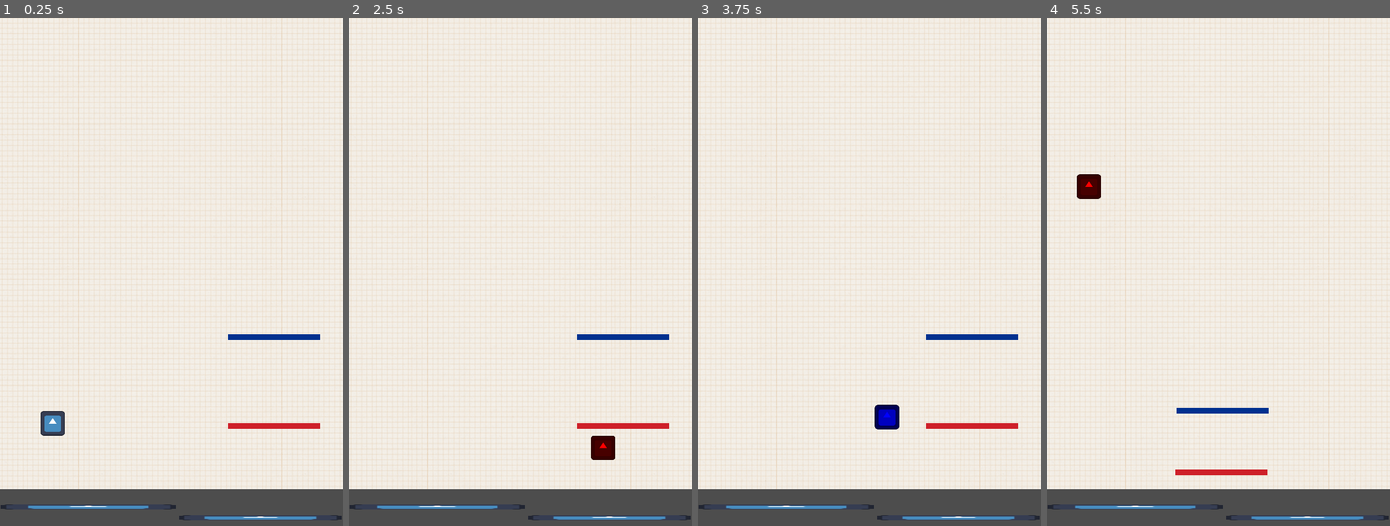
Above: before the commit, frames 1-4 (left to right).
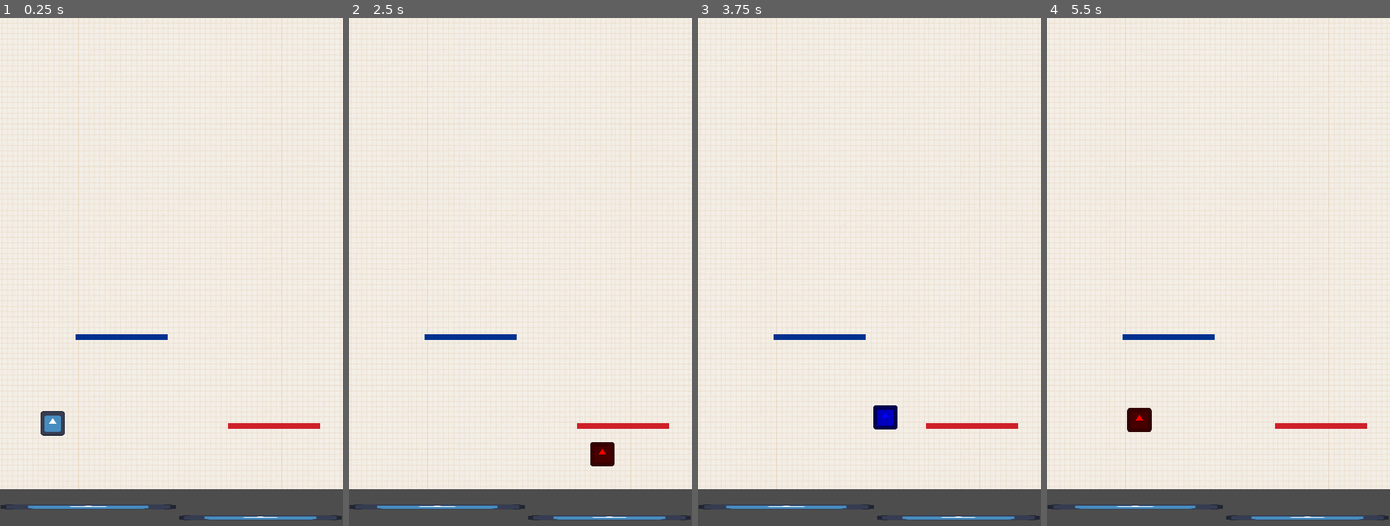
Above: after the commit, the same moments.

Repository: Abbby1007/-Melanotaenia3.0storage
Game: Godot game, scene res://Scenes/tutorialScenes/tutorial_one.tscn
Two runs of this game, one before a commit and one after it. Both use one fixed random seed, a clock stepped at 60 frames per second and the inputs below. The engine's default icon, where the game draws it, is replaced by a stand-in: a white triangle on a blue panel in a dark square.
Inputs:
- Up to frame 1 (0.25 s): no input
- Up to frame 2 (2.5 s): tap Enter (ui_accept) at 0.5, 0.77, 1.52 s; hold Right (ui_right) 0.53-2.03 s; tap W (blue) at 0.6 s; tap Q (green) at 0.8, 1.35 s; tap E (orange) at 1.55, 2.1 s; hold Left (ui_left) from 2.03 s (still down); tap S (red) at 2.3 s
- Up to frame 3 (3.75 s): release Left (ui_left) at 2.78 s; hold Right (ui_right) from 2.78 s (still down); tap S (red) at 2.85 s; tap Enter (ui_accept) at 3.02 s; tap W (blue) at 3.05, 3.6 s
- Up to frame 4 (5.5 s): tap Enter (ui_accept) at 3.77, 4.52 s; tap Q (green) at 3.8, 4.35 s; release Right (ui_right) at 4.28 s; hold Left (ui_left) 4.28-5.03 s; tap E (orange) at 4.55, 5.1 s; hold Right (ui_right) from 5.03 s (still down); tap S (red) at 5.3 s

The runs differ from the first frame. In frame 1, 0.6% of the frame differs, in the area x 22-94%, y 62-64%; in frame 2, 0.8%; in frame 3, 0.7%; in frame 4, 1.9%, in the area x 8-94%, y 30-90%.

Commit message:
More modifications to tutorial levels

Diff:
--- a/Scenes/player_3_0.tscn
+++ b/Scenes/player_3_0.tscn
@@ -4,10 +4,10 @@
 [ext_resource type="Script" path="res://Scripts/player_3_0.gd" id="1_v4cko"]
 
 [sub_resource type="RectangleShape2D" id="RectangleShape2D_ckd0b"]
-size = Vector2(39.1667, 8.5)
+size = Vector2(40.0002, 38.425)
 
 [sub_resource type="RectangleShape2D" id="RectangleShape2D_01t41"]
-size = Vector2(38, 39)
+size = Vector2(38, 7)
 
 [node name="Player3_0" type="RigidBody2D"]
 lock_rotation = true
@@ -20,11 +20,11 @@
 [node name="Area2D" type="Area2D" parent="." groups=["Player3_0"]]
 
 [node name="AreaCollisionShape2D" type="CollisionShape2D" parent="Area2D"]
-position = Vector2(0.417, 15)
+position = Vector2(-8.7738e-05, -0.2125)
 shape = SubResource("RectangleShape2D_ckd0b")
 
 [node name="CollisionShape2D" type="CollisionShape2D" parent="."]
-position = Vector2(0, -0.5)
+position = Vector2(0, 15.5)
 shape = SubResource("RectangleShape2D_01t41")
 
 [connection signal="area_entered" from="Area2D" to="." method="_on_area_2d_area_entered"]
--- a/Scenes/red_platform.tscn
+++ b/Scenes/red_platform.tscn
@@ -17,6 +17,7 @@
 position = Vector2(24.5, 43)
 scale = Vector2(22.625, 1)
 shape = SubResource("RectangleShape2D_8heg6")
+one_way_collision = true
 
 [node name="Area2D" type="Area2D" parent="." groups=["platform2_0", "red_platform"]]
 
--- a/Scenes/tutorialScenes/tutorial_one.tscn
+++ b/Scenes/tutorialScenes/tutorial_one.tscn
@@ -7,26 +7,15 @@
 [ext_resource type="PackedScene" uid="uid://btgn1rfp60thy" path="res://Scenes/basic_platofrm.tscn" id="5_cisvd"]
 [ext_resource type="PackedScene" uid="uid://6rp6ysc4c4s8" path="res://Scenes/blue_platform.tscn" id="6_kahu1"]
 
-[sub_resource type="WorldBoundaryShape2D" id="WorldBoundaryShape2D_ftbct"]
+[sub_resource type="WorldBoundaryShape2D" id="WorldBoundaryShape2D_tfx0d"]
+distance = -271.0
 
-[sub_resource type="WorldBoundaryShape2D" id="WorldBoundaryShape2D_s37c7"]
+[sub_resource type="WorldBoundaryShape2D" id="WorldBoundaryShape2D_l3s4w"]
 
 [node name="Tutorial One" type="Node2D"]
 
 [node name="Player3_0" parent="." instance=ExtResource("3_ntktu")]
 position = Vector2(-187, 210)
-
-[node name="CollisionShape2D" type="CollisionShape2D" parent="."]
-position = Vector2(-256, 105)
-rotation = 1.5708
-scale = Vector2(3, 1)
-shape = SubResource("WorldBoundaryShape2D_ftbct")
-
-[node name="CollisionShape2D2" type="CollisionShape2D" parent="."]
-position = Vector2(268, 105)
-rotation = 1.5708
-scale = Vector2(3, 1)
-shape = SubResource("WorldBoundaryShape2D_s37c7")
 
 [node name="tutorialRedPlatform" parent="." instance=ExtResource("4_ocnbd")]
 position = Vector2(140, 230)
@@ -57,4 +46,20 @@
 metadata/_edit_use_anchors_ = true
 
 [node name="blue_platform" parent="." instance=ExtResource("6_kahu1")]
-position = Vector2(140, 90)
+position = Vector2(-100, 90)
+
+[node name="StaticBody2D" type="StaticBody2D" parent="."]
+
+[node name="CollisionShape2D" type="CollisionShape2D" parent="StaticBody2D"]
+position = Vector2(3, 0)
+rotation = 1.5708
+scale = Vector2(4.6, 1)
+shape = SubResource("WorldBoundaryShape2D_tfx0d")
+
+[node name="StaticBody2D2" type="StaticBody2D" parent="."]
+
+[node name="CollisionShape2D" type="CollisionShape2D" parent="StaticBody2D2"]
+position = Vector2(267, 0)
+rotation = -1.5708
+scale = Vector2(4.6, 1)
+shape = SubResource("WorldBoundaryShape2D_l3s4w")
--- a/Scenes/tutorialScenes/tutorial_three.tscn
+++ b/Scenes/tutorialScenes/tutorial_three.tscn
@@ -7,32 +7,21 @@
 [ext_resource type="PackedScene" uid="uid://btgn1rfp60thy" path="res://Scenes/basic_platofrm.tscn" id="5_bhqkn"]
 [ext_resource type="PackedScene" uid="uid://b1e0jjn1q6gg4" path="res://Scenes/tutorialScenes/tutorila_basic_platform.tscn" id="5_ucseg"]
 
-[sub_resource type="WorldBoundaryShape2D" id="WorldBoundaryShape2D_8k4f7"]
+[sub_resource type="WorldBoundaryShape2D" id="WorldBoundaryShape2D_li4jf"]
+distance = -271.0
 
-[sub_resource type="WorldBoundaryShape2D" id="WorldBoundaryShape2D_obiuj"]
+[sub_resource type="WorldBoundaryShape2D" id="WorldBoundaryShape2D_3f4h7"]
 
 [node name="tutorialThree" type="Node2D"]
 
 [node name="Player3_0" parent="." instance=ExtResource("2_38jqr")]
-position = Vector2(-144, -156)
-
-[node name="CollisionShape2D" type="CollisionShape2D" parent="."]
-position = Vector2(-256, 105)
-rotation = 1.5708
-scale = Vector2(3, 1)
-shape = SubResource("WorldBoundaryShape2D_8k4f7")
-
-[node name="CollisionShape2D2" type="CollisionShape2D" parent="."]
-position = Vector2(268, 105)
-rotation = 1.5708
-scale = Vector2(3, 1)
-shape = SubResource("WorldBoundaryShape2D_obiuj")
+position = Vector2(-187, 210)
 
 [node name="Red_Platform" parent="." instance=ExtResource("3_1yhdx")]
-position = Vector2(-17, 303)
+position = Vector2(140, 230)
 
 [node name="blue_platform" parent="." instance=ExtResource("4_1k51a")]
-position = Vector2(-15, 206)
+position = Vector2(-100, 90)
 
 [node name="Camera2D" type="Camera2D" parent="."]
 
@@ -58,3 +47,19 @@
 expand_mode = 1
 stretch_mode = 1
 metadata/_edit_use_anchors_ = true
+
+[node name="StaticBody2D" type="StaticBody2D" parent="."]
+
+[node name="CollisionShape2D" type="CollisionShape2D" parent="StaticBody2D"]
+position = Vector2(3, 0)
+rotation = 1.5708
+scale = Vector2(4.6, 1)
+shape = SubResource("WorldBoundaryShape2D_li4jf")
+
+[node name="StaticBody2D2" type="StaticBody2D" parent="."]
+
+[node name="CollisionShape2D" type="CollisionShape2D" parent="StaticBody2D2"]
+position = Vector2(267, 0)
+rotation = -1.5708
+scale = Vector2(4.6, 1)
+shape = SubResource("WorldBoundaryShape2D_3f4h7")
--- a/Scenes/tutorialScenes/tutorial_two.tscn
+++ b/Scenes/tutorialScenes/tutorial_two.tscn
@@ -7,9 +7,10 @@
 [ext_resource type="PackedScene" uid="uid://b1e0jjn1q6gg4" path="res://Scenes/tutorialScenes/tutorila_basic_platform.tscn" id="5_lp7tg"]
 [ext_resource type="PackedScene" uid="uid://cnoh6jojxgi6r" path="res://Scenes/red_platform.tscn" id="6_52d8u"]
 
-[sub_resource type="WorldBoundaryShape2D" id="WorldBoundaryShape2D_i1ype"]
+[sub_resource type="WorldBoundaryShape2D" id="WorldBoundaryShape2D_f30tx"]
+distance = -271.0
 
-[sub_resource type="WorldBoundaryShape2D" id="WorldBoundaryShape2D_wiewd"]
+[sub_resource type="WorldBoundaryShape2D" id="WorldBoundaryShape2D_jjbsv"]
 
 [node name="tutorialTwo" type="Node2D"]
 
@@ -31,20 +32,8 @@
 [node name="Player3_0" parent="." instance=ExtResource("2_plleh")]
 position = Vector2(-187, 210)
 
-[node name="CollisionShape2D" type="CollisionShape2D" parent="."]
-position = Vector2(-256, 105)
-rotation = 1.5708
-scale = Vector2(3, 1)
-shape = SubResource("WorldBoundaryShape2D_i1ype")
-
-[node name="CollisionShape2D2" type="CollisionShape2D" parent="."]
-position = Vector2(268, 105)
-rotation = 1.5708
-scale = Vector2(3, 1)
-shape = SubResource("WorldBoundaryShape2D_wiewd")
-
 [node name="tutorialBluePlatform" parent="." instance=ExtResource("4_0qqju")]
-position = Vector2(140, 90)
+position = Vector2(-100, 90)
 
 [node name="Camera2D" type="Camera2D" parent="."]
 
@@ -58,3 +47,19 @@
 
 [node name="Red_Platform" parent="." instance=ExtResource("6_52d8u")]
 position = Vector2(140, 230)
+
+[node name="StaticBody2D" type="StaticBody2D" parent="."]
+
+[node name="CollisionShape2D" type="CollisionShape2D" parent="StaticBody2D"]
+position = Vector2(3, 0)
+rotation = 1.5708
+scale = Vector2(4.6, 1)
+shape = SubResource("WorldBoundaryShape2D_f30tx")
+
+[node name="StaticBody2D2" type="StaticBody2D" parent="."]
+
+[node name="CollisionShape2D" type="CollisionShape2D" parent="StaticBody2D2"]
+position = Vector2(267, 0)
+rotation = -1.5708
+scale = Vector2(4.6, 1)
+shape = SubResource("WorldBoundaryShape2D_jjbsv")
--- a/Scripts/player_3_0.gd
+++ b/Scripts/player_3_0.gd
@@ -63,7 +63,7 @@
 			print(" ")
 		if(modulate != Color(1, 0, 0, 1)):
 			print("The player is not red")
-		##get_tree().reload_current_scene()
+			get_tree().reload_current_scene()
 
 #-------------------------------------------------------------------------------
 ##What happens if the player is on the blue platform
@@ -81,7 +81,7 @@
 
 		if(modulate != Color(0, 0, 1, 1)):
 			print("The player is not blue")
-			#get_tree().reload_current_scene()
+			get_tree().reload_current_scene()
 
 	##W-------------------------------------------------
 
@@ -100,7 +100,7 @@
 
 		if(modulate != Color(0, 0.502, 0, 1)):
 			print("The player is not green")
-			#get_tree().reload_current_scene()
+			get_tree().reload_current_scene()
 
 	##--------------------------------------------------
 	#
@@ -118,7 +118,7 @@
 
 		if(modulate != Color(1, 0.4, 0, 1)):
 			print("The player is not orange")
-			##get_tree().reload_current_scene()
+			get_tree().reload_current_scene()
 			#
 	##--------------------------------------------------
 
